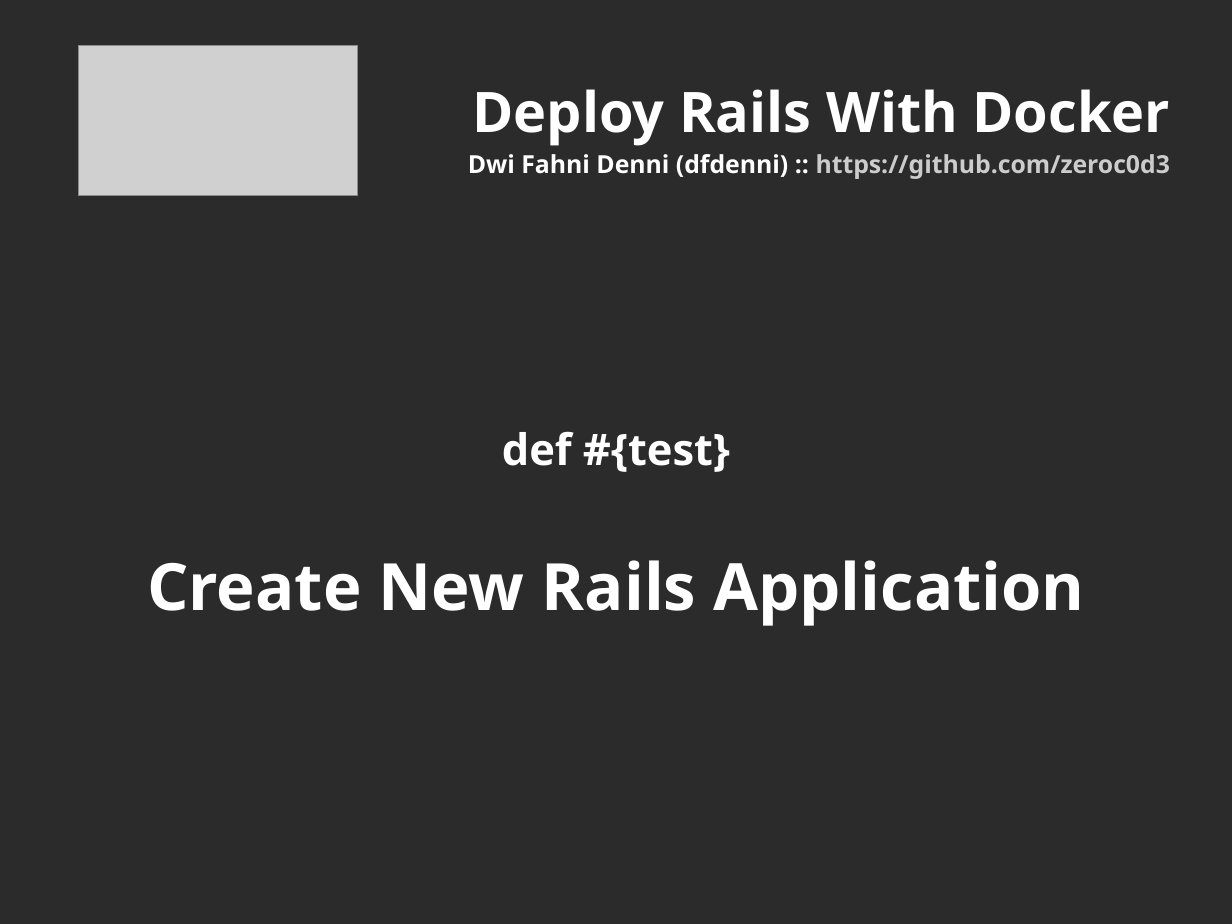
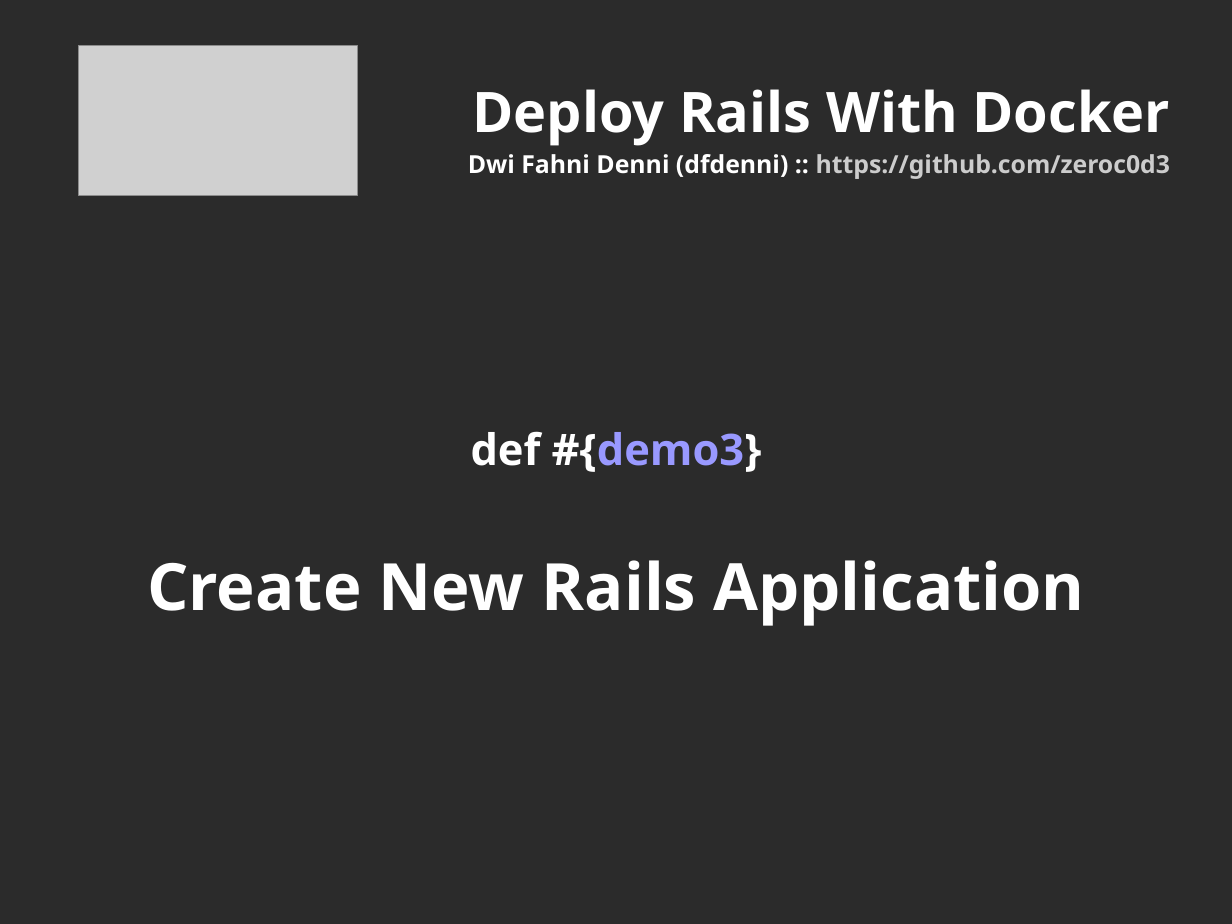
Before and after one commit to zeroc0d3/id-ruby-docker-rails, a slide deck: slide 14 of docs/docker_rails.odp. Drawn at 1232x924 pixels with LibreOffice and Linux fonts; fonts in the diff are those of the drawing; grey boxes stand for pictures; background and template pictures are left out; a plain dark background stands for a picture behind light text. Boxes give left, top, right and bottom in pixels: in the first picture for what was removed or moved away, otherwise in the second. Text is boxed around its words. In the diff, an @@ line names an element or a change of style, - is before the commit and + after.

```diff
--- a/docs/docker_rails.odp
+++ b/docs/docker_rails.odp
@@ subtitle at box(471, 431, 762, 472): text changed @@
-def #{test}
+def #{demo3}
```
Also in this commit, not shown: 8 other slides changed, 3 slides added, 1 other file.
